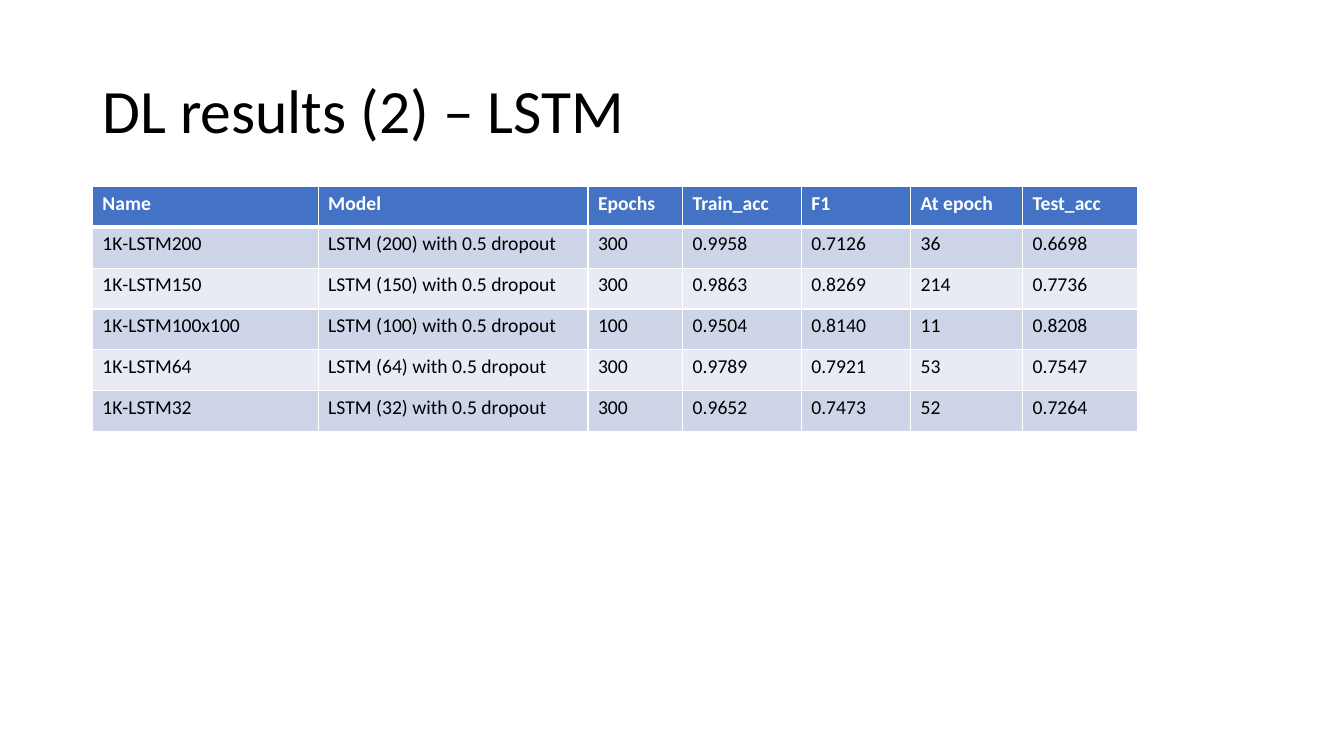
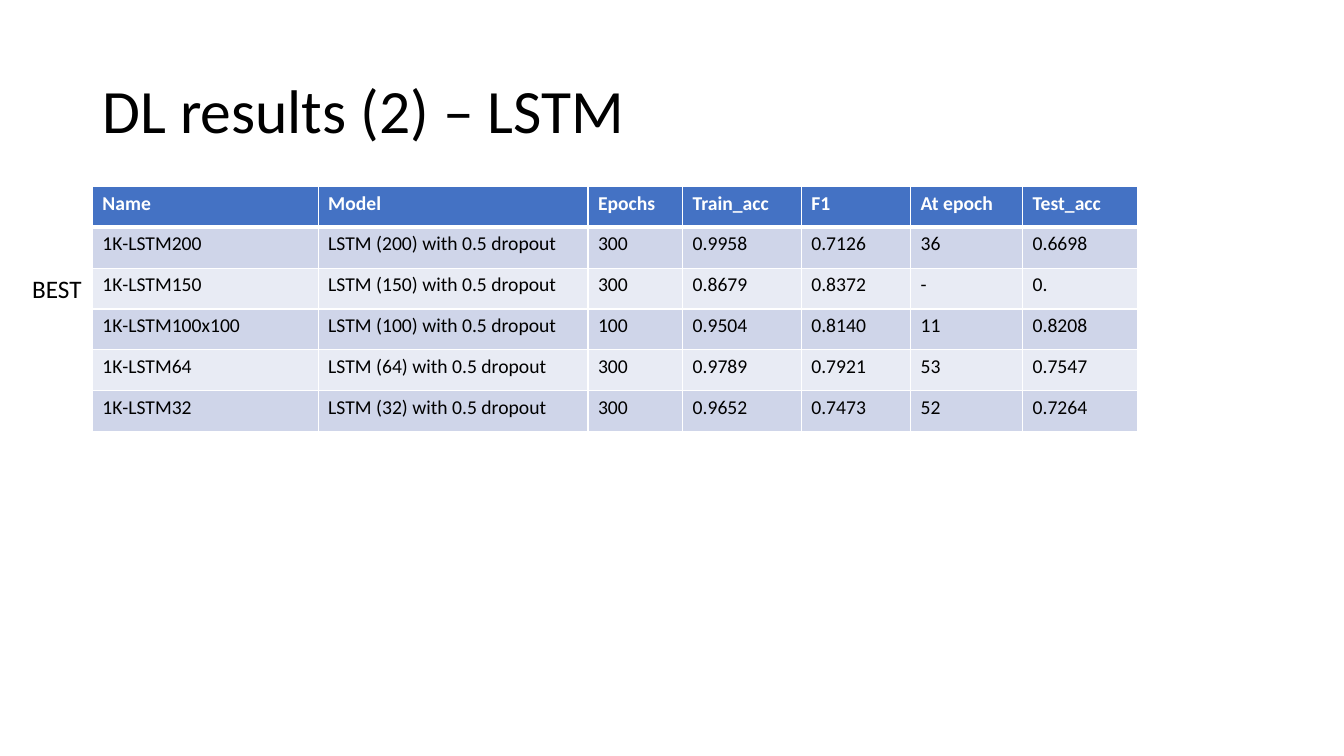
Before and after one commit to jleyland96/Cyberbullying-Detection, a slide deck: slide 56 of Project Logbook/results_log.pptx. Drawn at 1344x756 pixels with LibreOffice and Linux fonts; fonts in the diff are those of the drawing. Boxes give left, top, right and bottom in pixels: in the first picture for what was removed or moved away, otherwise in the second. Text is boxed around its words. In the diff, an @@ line names an element or a change of style, - is before the commit and + after.

```diff
--- a/Project Logbook/results_log.pptx
+++ b/Project Logbook/results_log.pptx
@@ table at box(93, 187, 1138, 432) @@
-row 3: 1K-LSTM150 | LSTM (150) with 0.5 dropout | 300 | 0.9863 | 0.8269 | 214 | 0.7736
+row 3: 1K-LSTM150 | LSTM (150) with 0.5 dropout | 300 | 0.8679 | 0.8372 | - | 0.
@@ text added at box(32, 281, 81, 298), 18 pt, text #000000 @@
+BEST
```
Also in this commit, not shown: 3 other slides changed, 5 other files.
